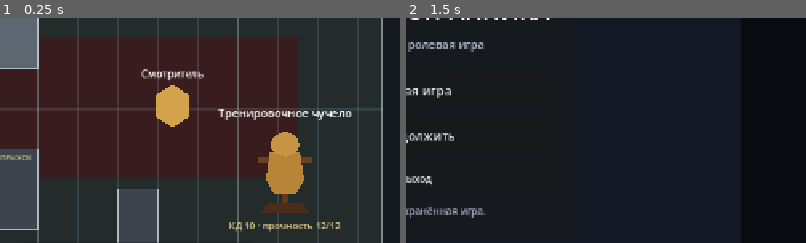
Above: before the commit, frames 1-2 (left to right).
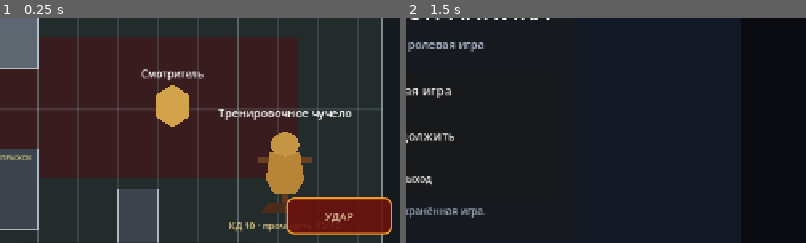
Above: after the commit, the same moments.

Repository: eretenkodaniil16-rgb/rpg-project
Game: Godot game, scene res://scenes/game/game.tscn
Two runs of this game, one before a commit and one after it. Both use one fixed random seed, a clock stepped at 60 frames per second and the inputs below. This scene is started directly instead of the project's main scene.
Inputs:
- Up to frame 1 (0.25 s): no input
- Up to frame 2 (1.5 s): click "ВЗАИМ." at 0.5 s; click "МЕНЮ" at 1.25 s
The pictures show only the part of the screen within x 49-99%, y 30-80%; the shares and areas given below are measured in that part.

The runs differ from the first frame. In frame 1, 4.4% of the frame differs, in the area x 71-98%, y 79-97%; in frame 2, nothing differs.

Commit message:
fix: show attack shortcut only during exploration

Diff:
--- a/scripts/game/game_feature_ui.gd
+++ b/scripts/game/game_feature_ui.gd
@@ -76,13 +76,25 @@
 		_target_button.mouse_filter = Control.MOUSE_FILTER_STOP
 		_target_button.modulate = Color(1.0, 1.0, 1.0, 0.88)
 	if _attack_button != null:
-		_attack_button.offset_left = -188.0
-		_attack_button.offset_top = 176.0
-		_attack_button.offset_right = -18.0
-		_attack_button.offset_bottom = 236.0
-		_attack_button.z_index = 120
+		_attack_button.text = "АТАКА"
+		_attack_button.set_anchors_preset(Control.PRESET_BOTTOM_RIGHT)
+		_attack_button.offset_left = -198.0
+		_attack_button.offset_top = -214.0
+		_attack_button.offset_right = -28.0
+		_attack_button.offset_bottom = -154.0
+		_attack_button.z_index = 125
 		_attack_button.mouse_filter = Control.MOUSE_FILTER_STOP
-		_attack_button.modulate = Color(1.0, 1.0, 1.0, 0.88)
+		_attack_button.add_theme_font_size_override("font_size", 17)
+		_attack_button.modulate = Color(1.0, 0.88, 0.70, 0.96)
+		var attack_style := StyleBoxFlat.new()
+		attack_style.bg_color = Color(0.42, 0.08, 0.07, 0.94)
+		attack_style.border_color = Color(0.96, 0.72, 0.25, 1.0)
+		attack_style.set_border_width_all(3)
+		attack_style.corner_radius_top_left = 12
+		attack_style.corner_radius_top_right = 12
+		attack_style.corner_radius_bottom_left = 12
+		attack_style.corner_radius_bottom_right = 12
+		_attack_button.add_theme_stylebox_override("normal", attack_style)
 
 
 func _compact_world_labels() -> void:
